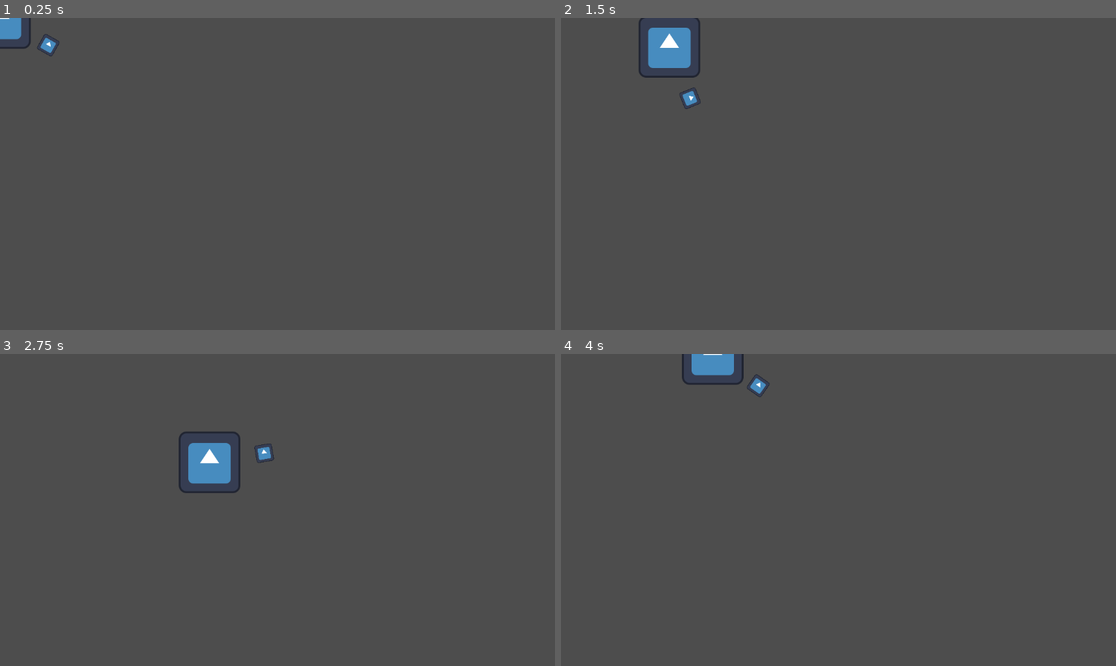
Above: before the commit, frames 1-4 (two rows, left to right).
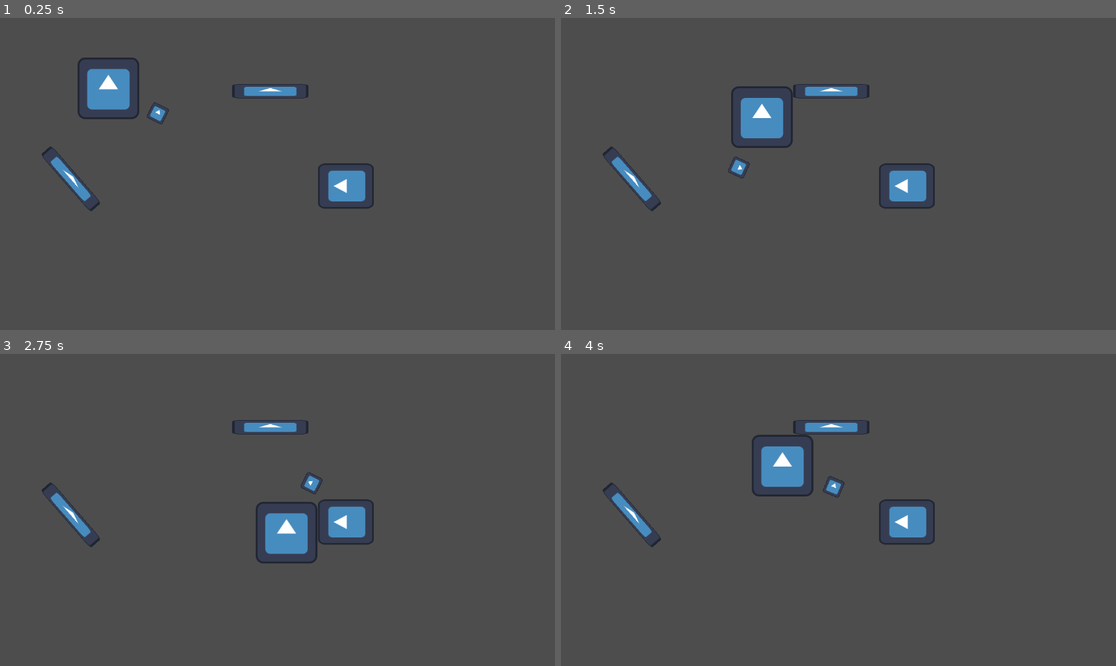
Above: after the commit, the same moments.

Repository: naixsu/CROCPNG
Game: Godot game, scene res://Scenes/Testing/NaixTestScenes/NaixTestScene.tscn
The game is run twice, just before and just after one commit, with the same random seed, the same clock (stepped at 60 frames per second) and the same inputs. Before the commit the project starts from res://Scenes/Player/Player.tscn. The engine's default icon, where the game draws it, is replaced by a stand-in: a white triangle on a blue panel in a dark square.
Inputs (mouse positions are in pixels of both pictures, inside the frame that each line leads up to):
- Up to frame 1 (0.25 s): no input
- Up to frame 2 (1.5 s): tap Enter at 0.5 s; move the mouse to (960, 158) at 0.52 s; hold D (Right) 0.53-1.28 s; click (960, 158) at 0.6 s; move the mouse to (727, 189) at 1.27 s; hold S (Down) from 1.28 s (still down); click (727, 189) at 1.35 s
- Up to frame 3 (2.75 s): move the mouse to (333, 441) at 2.02 s; release S (Down) at 2.03 s; hold D (Right) from 2.03 s (still down); click (333, 441) at 2.1 s
- Up to frame 4 (4 s): move the mouse to (810, 572) at 2.77 s; release D (Right) at 2.78 s; hold W (Up) 2.78-3.53 s; click (810, 572) at 2.85 s; move the mouse to (1005, 556) at 3.52 s; hold A (Left) from 3.53 s (still down); click (1005, 556) at 3.6 s

The runs differ from the first frame. In frame 1, 3.5% of the frame differs, in the area x 0-68%, y 0-62%; in frame 2, 4.4%; in frame 3, 4.4%, in the area x 7-68%, y 21-68%; in frame 4, 3.8%.

Commit message:
Added test platforms

Diff:
--- /dev/null
+++ b/Scenes/Testing/NaixTestScenes/NaixTestScene.tscn
@@ -0,0 +1,21 @@
+[gd_scene load_steps=3 format=3 uid="uid://l08x6btacggs"]
+
+[ext_resource type="PackedScene" uid="uid://bgucyml2yx36p" path="res://Scenes/Player/Player.tscn" id="1_sd0yw"]
+[ext_resource type="PackedScene" uid="uid://s741h0igfq5k" path="res://Scenes/Testing/NaixTestScenes/TestPlatforms.tscn" id="2_ac24b"]
+
+[node name="NaixTestScene" type="Node"]
+
+[node name="Player" parent="." instance=ExtResource("1_sd0yw")]
+position = Vector2(225, 146)
+
+[node name="TestPlatform" parent="." instance=ExtResource("2_ac24b")]
+position = Vector2(147, 334)
+rotation = 0.855211
+
+[node name="TestPlatform2" parent="." instance=ExtResource("2_ac24b")]
+position = Vector2(561, 152)
+
+[node name="TestPlatform3" parent="." instance=ExtResource("2_ac24b")]
+position = Vector2(718, 349)
+rotation = -1.5708
+scale = Vector2(0.59, 3.885)
--- /dev/null
+++ b/Scenes/Testing/NaixTestScenes/TestPlatforms.tscn
@@ -0,0 +1,18 @@
+[gd_scene load_steps=3 format=3 uid="uid://s741h0igfq5k"]
+
+[ext_resource type="Texture2D" uid="uid://gxnhy48xdgac" path="res://icon.svg" id="1_a6qhg"]
+
+[sub_resource type="RectangleShape2D" id="RectangleShape2D_dmu7a"]
+size = Vector2(157, 30)
+
+[node name="TestPlatform" type="Node2D"]
+
+[node name="StaticBody2D" type="StaticBody2D" parent="."]
+
+[node name="Sprite2D" type="Sprite2D" parent="StaticBody2D"]
+scale = Vector2(1.23438, 0.234375)
+texture = ExtResource("1_a6qhg")
+
+[node name="CollisionShape2D" type="CollisionShape2D" parent="StaticBody2D"]
+position = Vector2(-0.5, 0)
+shape = SubResource("RectangleShape2D_dmu7a")
--- a/project.godot
+++ b/project.godot
@@ -11,7 +11,7 @@
 [application]
 
 config/name="CROCPNG"
-run/main_scene="res://Scenes/Player/Player.tscn"
+run/main_scene="res://Scenes/Testing/NaixTestScenes/NaixTestScene.tscn"
 config/features=PackedStringArray("4.1", "Mobile")
 config/icon="res://icon.svg"
 
